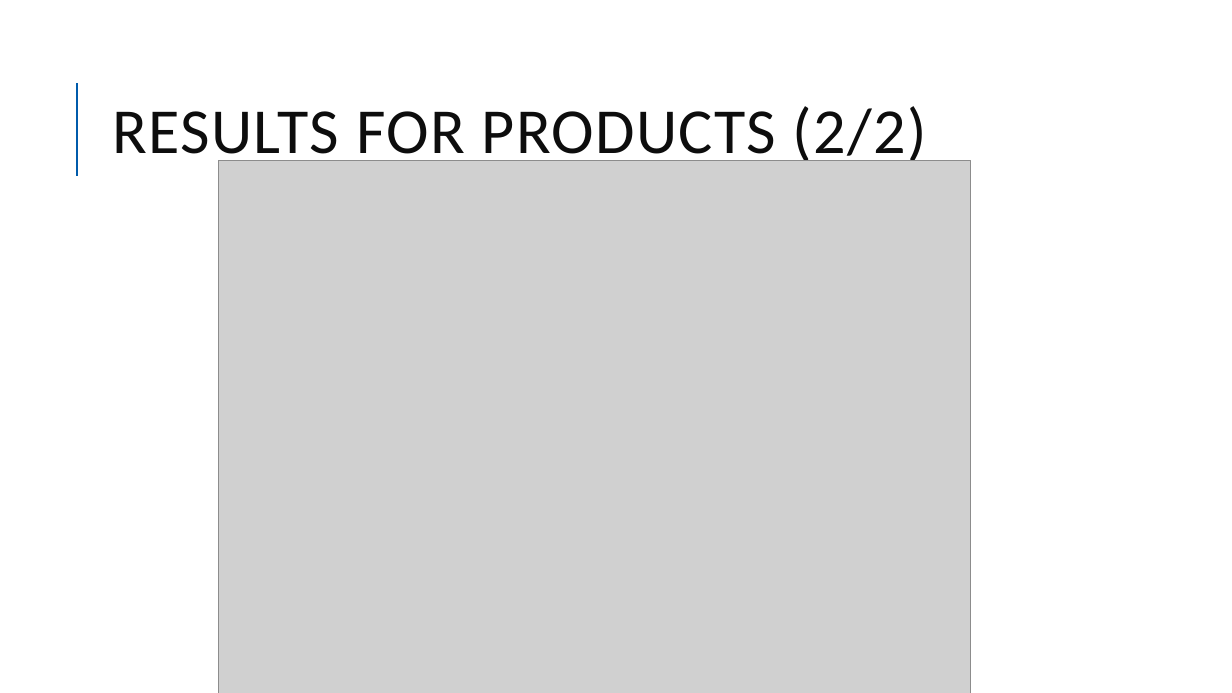
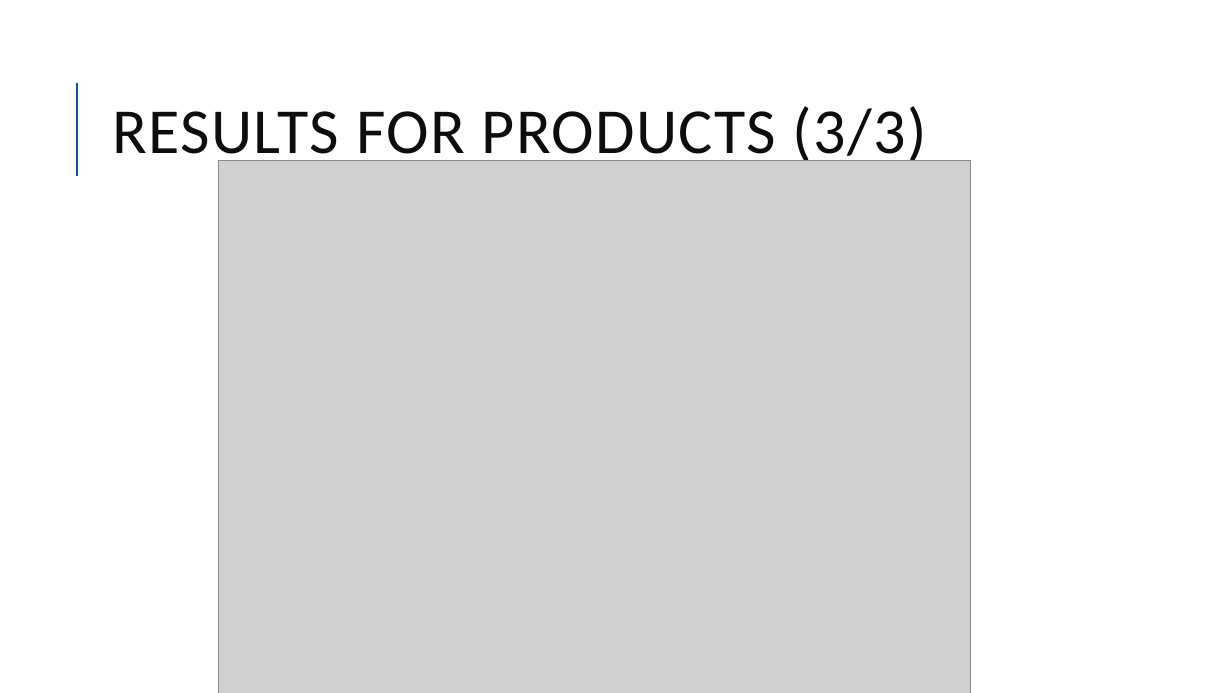
Before and after one commit to Camillelib/Web_Scrapping_project, a slide deck: slide 12 of Output/Project week 3.pptx (slide 11 before the commit). Drawn at 1232x693 pixels with LibreOffice and Linux fonts; fonts in the diff are those of the drawing; grey boxes stand for pictures. Boxes give left, top, right and bottom in pixels: in the first picture for what was removed or moved away, otherwise in the second. Text is boxed around its words. In the diff, an @@ line names an element or a change of style, - is before the commit and + after.

```diff
--- a/Output/Project week 3.pptx
+++ b/Output/Project week 3.pptx
@@ title at [113,106,927,168]: text changed @@
-RESULTS FOR PRODUCTS (2/2)
+RESULTS FOR PRODUCTS (3/3)
```
Also in this commit, not shown: 1 other slide changed, 1 slide added, 6 other files.
